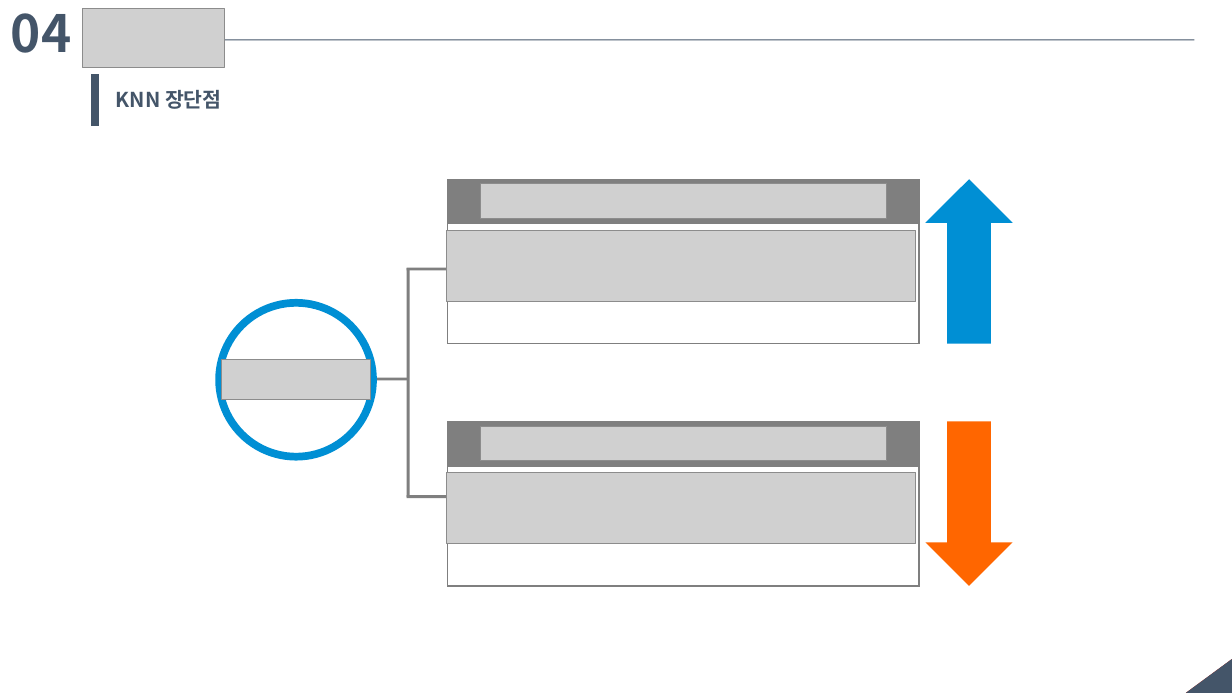
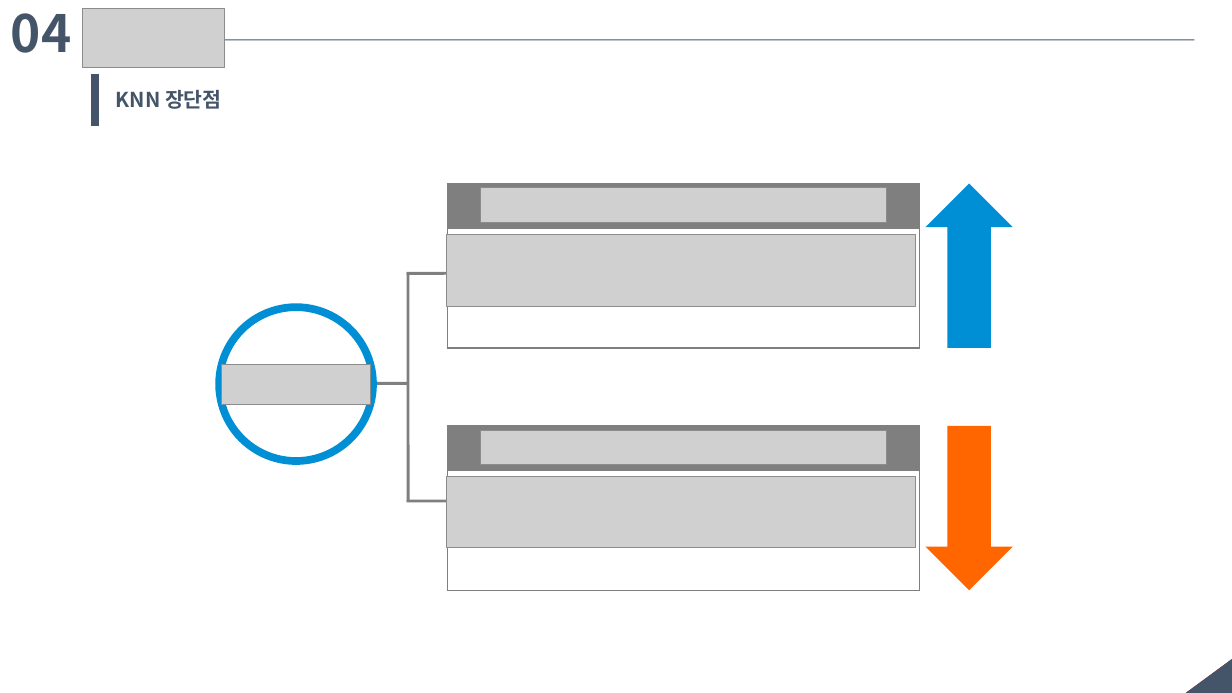
Before and after one commit to Nanjangpan/Machine_Learnig_algorithm_cheat_sheat, a slide deck: slide 11 of Machine_Learnig_algorithm_cheat_sheat.ppt. Drawn at 1232x693 pixels with LibreOffice and Linux fonts; fonts in the diff are those of the drawing; grey boxes stand for pictures. Boxes give left, top, right and bottom in pixels: in the first picture for what was removed or moved away, otherwise in the second. Text is boxed around its words. In the diff, an @@ line names an element or a change of style, - is before the commit and + after.

```diff
--- a/Machine_Learnig_algorithm_cheat_sheat.ppt
+++ b/Machine_Learnig_algorithm_cheat_sheat.ppt
@@ 5 pictures, 4 lines, 4 rectangles, 2 up arrows, 1 ellipse: place and size @@
-5 pictures, 4 lines, 4 rectangles, 2 up arrows, 1 ellipse at [219,179,1012,586]
+5 pictures, 4 lines, 4 rectangles, 2 up arrows, 1 ellipse at [219,184,1012,590]
```
Also in this commit, not shown: 2 other slides changed, 2 slides added, 5 other files.
